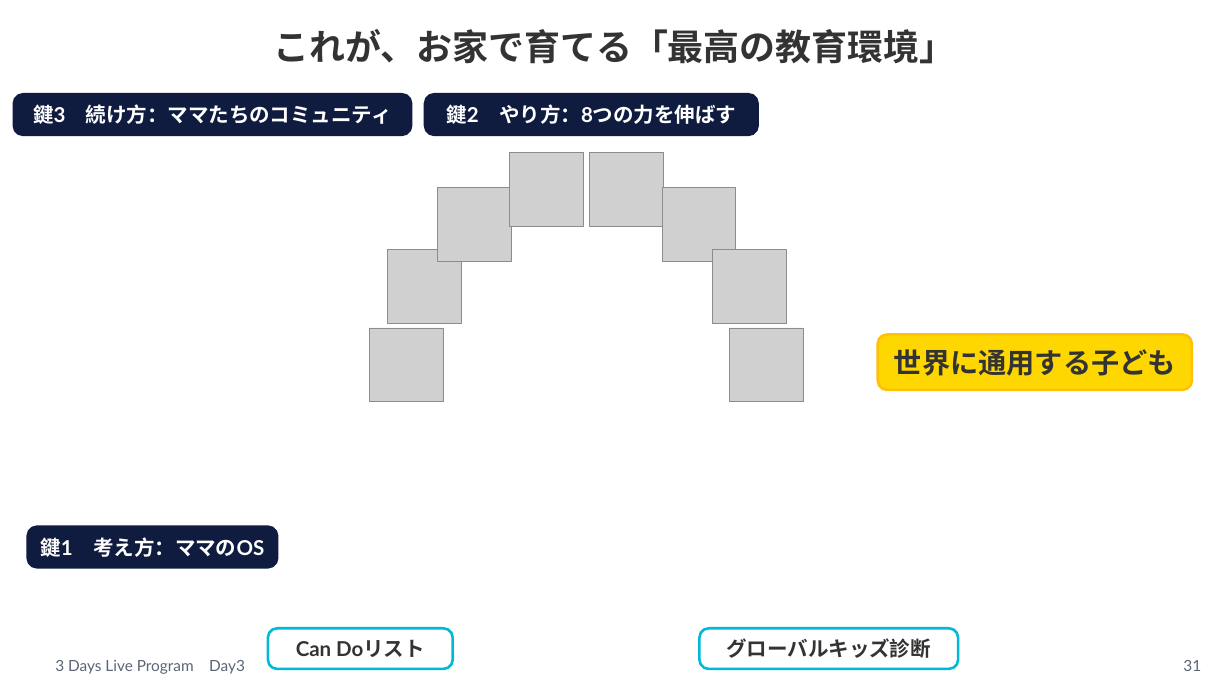
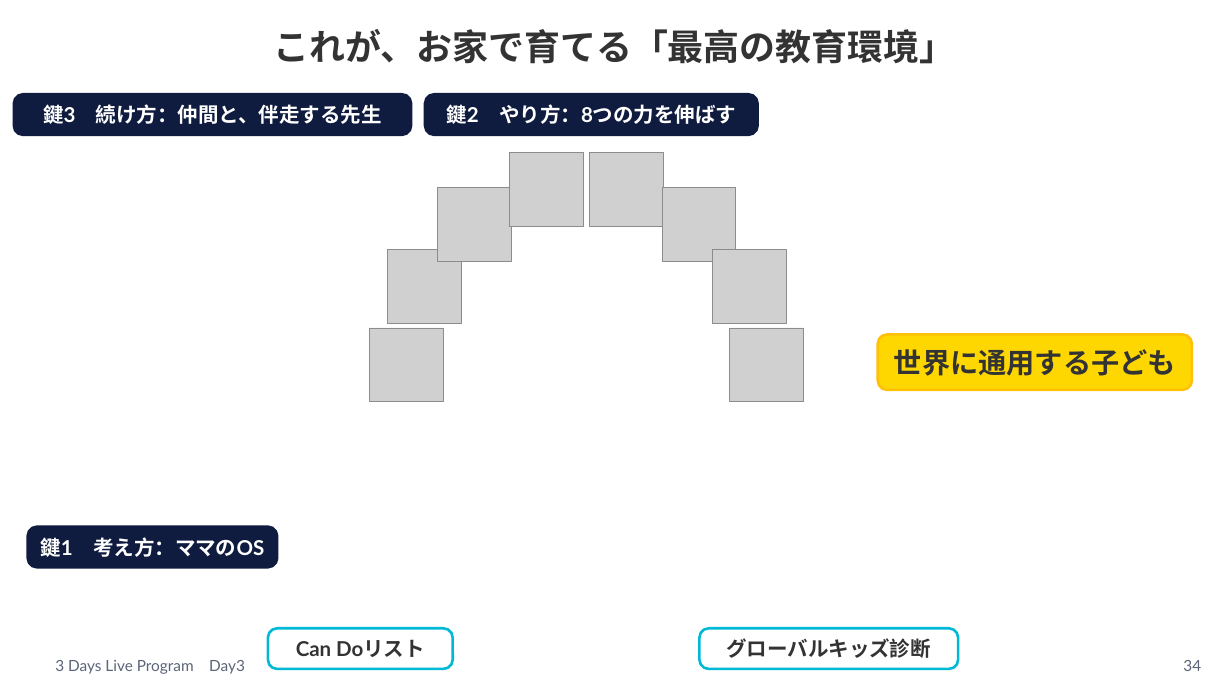
Before and after one commit to tanakayuc/static-pages, a slide deck: slide 34 of pigmarion-homeinter-3days-live/day3/v2/homeinter-day3-v2.pptx (slide 31 before the commit). Drawn at 1232x693 pixels with LibreOffice and Linux fonts; fonts in the diff are those of the drawing; grey boxes stand for pictures; background and template pictures are left out. Boxes give left, top, right and bottom in pixels: in the first picture for what was removed or moved away, otherwise in the second. Text is boxed around its words. In the diff, an @@ line names an element or a change of style, - is before the commit and + after.

Commit message:
pigmarion-homeinter-3days-live: Day3に、一言が変わる理由（8つの魔法の言葉ワーク）と、伴走してくれる先生の枚を足した（田中さんの指示）

```diff
--- a/pigmarion-homeinter-3days-live/day3/v2/homeinter-day3-v2.pptx
+++ b/pigmarion-homeinter-3days-live/day3/v2/homeinter-day3-v2.pptx
@@ text at bbox=[43, 104, 382, 124]: text changed @@
-鍵3 続け方：ママたちのコミュニティ
+鍵3 続け方：仲間と、伴走する先生
@@ page number at bbox=[1183, 660, 1201, 671]: text changed @@
-31
+34
```
Also in this commit, not shown: 1 other slide changed, 3 slides added, 40 other files.
